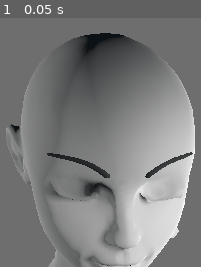
Above: before the commit, frame 1.
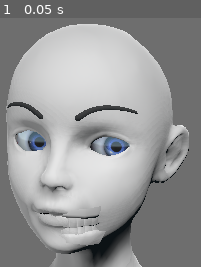
Above: after the commit, the same moment.

Repository: numediart/ReVA-toolkit
Game: Godot game, scene res://scenes/joan_gd.tscn
Two runs of this game, one before a commit and one after it. Both use one fixed random seed, a clock stepped at 60 frames per second and the inputs below.
Inputs:
- Up to frame 1 (0.05 s): no input

The runs differ from the first frame. In frame 1, 66% of the frame differs, in the area x 2-98%, y 2-100%.

Commit message:
better control on lips

Diff:
--- a/scenes/joan_gd.tscn
+++ b/scenes/joan_gd.tscn
@@ -98,7 +98,7 @@
 far = 20.0
 
 [node name="spot" type="SpotLight" parent="."]
-transform = Transform( 0.327921, -0.540751, 0.793522, 0.729391, 0.685647, 0.16582, -0.624561, 0.516814, 0.610285, 4.30096, 1.77451, 3.16774 )
+transform = Transform( 0.446236, -0.85602, 0.312607, 0.47324, 0.515129, 0.735055, -0.778805, -0.177461, 0.625772, 2.8108, 7.31067, 6.43942 )
 light_energy = 0.75
 shadow_enabled = true
 shadow_bias = 0.1
@@ -107,7 +107,7 @@
 spot_angle = 28.683
 
 [node name="spot_back" type="SpotLight" parent="."]
-transform = Transform( 0.324644, -0.0167533, -0.945688, 0, 0.999843, -0.0177127, 0.945836, 0.00575031, 0.324593, -9.19989, 0.881972, 3.52062 )
+transform = Transform( 0.727204, -0.0169996, -0.707464, 0.00811529, 1.01454, -0.0160367, 0.707622, 0.00583486, 0.727226, -7.89836, 0.881972, 7.31258 )
 light_energy = 0.5
 shadow_enabled = true
 shadow_bias = 0.1
@@ -118,15 +118,15 @@
 environment = ExtResource( 1 )
 
 [node name="head" type="Position3D" parent="."]
-transform = Transform( 0.600002, -4.58703e-17, -8.60074e-17, 4.58703e-17, 0.600002, 6.57527e-33, 8.60074e-17, -1.31505e-32, 0.600002, 0.719875, 1.16882, 1.7575 )
+transform = Transform( 0.600002, -4.58703e-17, -8.60074e-17, 4.58703e-17, 0.600002, 6.57527e-33, 8.60074e-17, -1.31505e-32, 0.600002, -0.130727, 1.82031, 1.7575 )
 
 [node name="jaw" type="Position3D" parent="."]
-transform = Transform( 0.600002, -4.58703e-17, -8.60074e-17, 4.58703e-17, 0.600002, 6.57528e-33, 8.60074e-17, -1.31505e-32, 0.600002, 0.244118, 0.642564, 1.0167 )
+transform = Transform( 0.600002, -4.58703e-17, -8.60074e-17, 4.58703e-17, 0.600002, 6.57528e-33, 8.60074e-17, -1.31505e-32, 0.600002, 0.359439, 1.06741, 0.958812 )
 visible = false
 
 [node name="gaze" type="Position3D" parent="."]
 editor/display_folded = true
-transform = Transform( 1, -7.64505e-17, -1.43345e-16, 7.64505e-17, 1, 1.09589e-32, 1.43345e-16, -2.19178e-32, 1, 1.21178, 1.78518, 2.30139 )
+transform = Transform( 1, -7.64505e-17, -1.43345e-16, 7.64505e-17, 1, 1.09589e-32, 1.43345e-16, -2.19179e-32, 1, 0.242126, 2.08148, 2.48843 )
 
 [node name="left" type="Position3D" parent="gaze"]
 transform = Transform( 0.1, 0, 1.32349e-24, 0, 0.1, 5.26367e-40, -1.32349e-24, -5.26367e-40, 0.1, 0.3, 0, 0 )
@@ -135,13 +135,14 @@
 transform = Transform( 0.1, 0, 1.32349e-24, 0, 0.1, 2.20406e-40, -1.32349e-24, -2.20406e-40, 0.1, -0.3, 0, 0 )
 
 [node name="collarbones" type="Position3D" parent="."]
-transform = Transform( 0.600002, -4.58703e-17, -8.60074e-17, 4.58703e-17, 0.600002, 6.57527e-33, 8.60074e-17, -1.31505e-32, 0.600002, 0.0574905, -0.00455404, 0.236563 )
+transform = Transform( 0.600002, -4.58703e-17, -8.60074e-17, 4.58703e-17, 0.600002, 6.57527e-33, 8.60074e-17, -1.31505e-32, 0.600002, 0.0574905, -0.0766626, 0.120817 )
+visible = false
 
 [node name="left" type="Position3D" parent="collarbones"]
-transform = Transform( 1, -1.32349e-23, 0, 1.32349e-23, 1, 1.46937e-38, 0, 1.46937e-39, 1, 2.04628, 0.468046, 0 )
+transform = Transform( 1, -1.32349e-23, 0, 1.32349e-23, 1, 7.34684e-39, 0, 2.93874e-39, 1, 2.04628, 0.456823, 0 )
 
 [node name="right" type="Position3D" parent="collarbones"]
-transform = Transform( 1, -1.32349e-23, 0, 1.32349e-23, 1, 1.76324e-38, 0, 1.46937e-39, 1, -2.015, 0.342, 0 )
+transform = Transform( 1, -1.32349e-23, 0, 1.32349e-23, 1, 8.81621e-39, 0, 2.93874e-39, 1, -2.015, 0.58354, 0 )
 
 [node name="joan" type="Skeleton" parent="."]
 transform = Transform( 0.368388, 0, 0, 0, 0.368388, 0, 0, 0, 0.368388, 0, -0.315706, 0.21966 )
@@ -381,7 +382,6 @@
 bones/46/enabled = true
 bones/46/bound_children = [ NodePath("att_collarboneR") ]
 script = ExtResource( 2 )
-lid_rotX = 0.237
 
 [node name="debug_01" type="Spatial" parent="joan"]
 editor/display_folded = true
@@ -428,7 +428,7 @@
 
 [node name="att_collarboneL" type="BoneAttachment" parent="joan"]
 editor/display_folded = true
-transform = Transform( 0.331915, -0.246595, -0.910505, 0.105767, 0.96887, -0.223846, 0.93736, -0.0220038, 0.347663, 0.281464, 0.818413, 1.27059 )
+transform = Transform( 0.43723, -0.298852, -0.848243, 0.138653, 0.954298, -0.264748, 0.888597, -0.00185585, 0.458684, 0.281464, 0.818413, 1.27059 )
 bone_name = "collarboneL"
 script = ExtResource( 3 )
 rot_enabled = true
@@ -462,7 +462,7 @@
 
 [node name="att_collarboneR" type="BoneAttachment" parent="joan"]
 editor/display_folded = true
-transform = Transform( 0.373083, 0.214724, 0.902608, -0.114005, 0.976089, -0.185082, -0.920767, -0.0338504, 0.38864, -0.281464, 0.818413, 1.27059 )
+transform = Transform( 0.438548, 0.296915, 0.848243, -0.13443, 0.954902, -0.264748, -0.888597, 0.0020754, 0.458684, -0.281464, 0.818413, 1.27059 )
 bone_name = "collarboneR"
 script = ExtResource( 3 )
 rot_enabled = true
@@ -530,7 +530,7 @@
 
 [node name="att_head" type="BoneAttachment" parent="joan"]
 editor/display_folded = true
-transform = Transform( 0.889376, 0.429491, -0.156676, 0.000569135, -0.343743, -0.939064, -0.457176, 0.835092, -0.305961, -7.12989e-09, 5.59377, 0.374955 )
+transform = Transform( 0.995666, -0.0928577, -0.00509187, -0.000115776, 0.0535152, -0.998567, 0.0929972, 0.994241, 0.0532726, -7.12989e-09, 5.59377, 0.374955 )
 bone_name = "head"
 script = ExtResource( 3 )
 rot_enabled = true
@@ -565,7 +565,7 @@
 
 [node name="att_jaw" type="BoneAttachment" parent="joan"]
 editor/display_folded = true
-transform = Transform( 0.889376, -0.425269, -0.167799, 0.000568874, -0.366003, 0.930614, -0.457176, -0.827762, -0.325272, 0.153743, 5.50063, 0.673927 )
+transform = Transform( 0.995666, 0.0660872, 0.065429, -0.000116104, -0.702676, 0.711511, 0.0929971, -0.708435, -0.699623, -0.0321453, 5.64044, 0.719173 )
 bone_name = "jaw"
 script = ExtResource( 3 )
 rot_enabled = true
@@ -599,7 +599,7 @@
 
 [node name="att_chin" type="BoneAttachment" parent="joan"]
 editor/display_folded = true
-transform = Transform( 0.889376, -0.345071, -0.299892, 0.000569207, -0.655132, 0.755515, -0.457175, -0.672108, -0.582462, 0.521042, 3.46358, 1.38593 )
+transform = Transform( 0.995666, 0.0405145, 0.0837085, -0.000115552, -0.899576, 0.436765, 0.0929975, -0.434881, -0.895673, -0.175365, 4.08299, 2.2506 )
 visible = false
 bone_name = "chin"
 script = ExtResource( 3 )
@@ -634,7 +634,7 @@
 
 [node name="att_lower_lip" type="BoneAttachment" parent="joan"]
 editor/display_folded = true
-transform = Transform( 0.889377, -0.127168, -0.439133, 0.000572025, -0.960225, 0.279229, -0.457175, -0.248591, -0.853929, 0.765004, 3.64772, 1.86075 )
+transform = Transform( 0.995666, -0.0113781, 0.0922984, -0.000112692, -0.992635, -0.121152, 0.0929971, 0.120616, -0.988334, -0.214222, 4.46234, 2.66709 )
 visible = false
 bone_name = "lower_lip"
 script = ExtResource( 3 )
@@ -669,7 +669,7 @@
 
 [node name="att_lower_lipL" type="BoneAttachment" parent="joan"]
 editor/display_folded = true
-transform = Transform( 0.791463, -0.124739, -0.598353, 0.0726027, -0.952837, 0.294672, -0.60689, -0.276664, -0.745079, 0.929829, 3.76566, 1.63582 )
+transform = Transform( 0.994999, 0.00586515, -0.0997151, -0.00389239, -0.99524, -0.0973808, -0.099812, 0.0972818, -0.99024, 0.0491671, 4.52153, 2.53001 )
 visible = false
 bone_name = "lower_lipL"
 script = ExtResource( 3 )
@@ -704,7 +704,7 @@
 
 [node name="att_lower_lipR" type="BoneAttachment" parent="joan"]
 editor/display_folded = true
-transform = Transform( 0.958396, -0.122188, -0.257968, -0.0423286, -0.954594, 0.29489, -0.282286, -0.271703, -0.920051, 0.486045, 3.76537, 1.86394 )
+transform = Transform( 0.959591, 0.00532343, 0.281349, 0.0340826, -0.99466, -0.0974253, 0.279328, 0.103077, -0.954648, -0.447655, 4.52159, 2.4836 )
 visible = false
 bone_name = "lower_lipR"
 script = ExtResource( 3 )
@@ -739,7 +739,7 @@
 
 [node name="att_commissureL" type="BoneAttachment" parent="joan"]
 editor/display_folded = true
-transform = Transform( 0.684459, -0.104069, -0.721585, 0.0989289, -0.967347, 0.233353, -0.722308, -0.231106, -0.651814, 1.23707, 3.90559, 1.44848 )
+transform = Transform( 0.966716, -0.00137937, -0.255849, -0.0393066, -0.988915, -0.143185, -0.252816, 0.148477, -0.956054, 0.413955, 4.63965, 2.48471 )
 visible = false
 bone_name = "commissureL"
 script = ExtResource( 3 )
@@ -774,7 +774,7 @@
 
 [node name="att_commissureR" type="BoneAttachment" parent="joan"]
 editor/display_folded = true
-transform = Transform( 0.988849, -0.100001, -0.110344, -0.0719746, -0.969631, 0.233744, -0.130367, -0.223196, -0.966017, 0.154747, 3.90489, 2.00484 )
+transform = Transform( 0.903566, -0.00222297, 0.428441, 0.0655017, -0.987515, -0.143265, 0.423411, 0.157513, -0.89214, -0.797718, 4.63979, 2.37154 )
 visible = false
 bone_name = "commissureR"
 script = ExtResource( 3 )
@@ -809,7 +809,7 @@
 
 [node name="att_upper_lip" type="BoneAttachment" parent="joan"]
 editor/display_folded = true
-transform = Transform( 0.889376, -0.124553, -0.439882, 0.000567672, -0.961872, 0.273502, -0.457176, -0.243496, -0.855395, 0.866636, 4.01508, 2.05892 )
+transform = Transform( 0.995666, -0.0119324, 0.092229, -0.000117188, -0.991895, -0.127064, 0.0929976, 0.126502, -0.987598, -0.21977, 4.8877, 2.72702 )
 visible = false
 bone_name = "upper_lip"
 script = ExtResource( 3 )
@@ -844,7 +844,7 @@
 
 [node name="att_upper_lipL" type="BoneAttachment" parent="joan"]
 editor/display_folded = true
-transform = Transform( 0.774559, -0.101807, -0.624254, 0.0806364, -0.963014, 0.257106, -0.62734, -0.249482, -0.737702, 1.15963, 4.02906, 1.8708 )
+transform = Transform( 0.991853, 0.0104572, -0.126957, -0.00670123, -0.990962, -0.133977, -0.127211, 0.133736, -0.982818, 0.128675, 4.8872, 2.72332 )
 visible = false
 bone_name = "upper_lipL"
 script = ExtResource( 3 )
@@ -879,7 +879,7 @@
 
 [node name="att_upper_lipR" type="BoneAttachment" parent="joan"]
 editor/display_folded = true
-transform = Transform( 0.966661, -0.0972864, -0.236857, -0.0341326, -0.965714, 0.257354, -0.253774, -0.24069, -0.936839, 0.543129, 4.02866, 2.18771 )
+transform = Transform( 0.951747, 0.0095132, 0.306737, 0.0530866, -0.989555, -0.134027, 0.302258, 0.143844, -0.94231, -0.561504, 4.88728, 2.65886 )
 visible = false
 bone_name = "upper_lipR"
 script = ExtResource( 3 )
@@ -914,7 +914,7 @@
 
 [node name="att_muscle_lip01L" type="BoneAttachment" parent="joan"]
 editor/display_folded = true
-transform = Transform( 0.770056, -0.101915, -0.629784, 0.0824799, -0.96297, 0.256683, -0.632623, -0.249605, -0.733135, 1.29133, 4.5979, 1.83619 )
+transform = Transform( 0.990916, 0.0104335, -0.13408, -0.00766464, -0.990985, -0.133758, -0.134267, 0.133571, -0.981902, 0.279738, 5.42165, 2.53981 )
 visible = false
 bone_name = "muscle_lip01L"
 script = ExtResource( 3 )
@@ -949,7 +949,7 @@
 
 [node name="att_muscle_lip02L" type="BoneAttachment" parent="joan"]
 editor/display_folded = true
-transform = Transform( 0.689205, -0.103817, -0.717091, 0.112757, -0.962257, 0.247683, -0.71574, -0.251561, -0.651486, 1.41794, 4.27353, 1.5703 )
+transform = Transform( 0.967759, 0.00988863, -0.251685, -0.0234427, -0.991356, -0.12909, -0.250786, 0.130828, -0.959162, 0.516049, 5.05301, 2.52524 )
 visible = false
 bone_name = "muscle_lip02L"
 script = ExtResource( 3 )
@@ -984,7 +984,7 @@
 
 [node name="att_muscle_lip01R" type="BoneAttachment" parent="joan"]
 editor/display_folded = true
-transform = Transform( 0.968337, -0.0972472, -0.229923, -0.0359802, -0.965758, 0.256939, -0.247037, -0.240531, -0.938679, 0.437757, 4.59736, 2.27496 )
+transform = Transform( 0.949518, 0.00946024, 0.313568, 0.0540484, -0.989532, -0.133811, 0.30902, 0.144003, -0.940091, -0.675846, 5.42176, 2.45056 )
 visible = false
 bone_name = "muscle_lip01R"
 script = ExtResource( 3 )
@@ -1019,7 +1019,7 @@
 
 [node name="att_muscle_lip02R" type="BoneAttachment" parent="joan"]
 editor/display_folded = true
-transform = Transform( 0.988905, -0.0967643, -0.112708, -0.0662962, -0.966471, 0.24807, -0.132933, -0.237846, -0.962164, 0.148183, 4.27272, 2.22301 )
+transform = Transform( 0.905188, 0.00841622, 0.424928, 0.0698335, -0.989161, -0.129169, 0.419235, 0.146596, -0.895965, -0.905455, 5.05318, 2.39247 )
 visible = false
 bone_name = "muscle_lip02R"
 script = ExtResource( 3 )
@@ -1054,7 +1054,7 @@
 
 [node name="att_nose_tip" type="BoneAttachment" parent="joan"]
 editor/display_folded = true
-transform = Transform( 0.889377, -0.123183, -0.440267, 0.000570426, -0.962717, 0.270512, -0.457175, -0.240838, -0.856148, 1.06798, 4.53314, 2.45125 )
+transform = Transform( 0.995666, -0.0122161, 0.0921915, -0.00011435, -0.991495, -0.130146, 0.0929972, 0.129571, -0.9872, -0.238438, 5.53749, 2.9277 )
 visible = false
 bone_name = "nose_tip"
 script = ExtResource( 3 )
@@ -1088,7 +1088,7 @@
 
 [node name="att_nostrilL" type="BoneAttachment" parent="joan"]
 editor/display_folded = true
-transform = Transform( 0.40367, -0.1561, -0.901489, 0.220996, -0.939523, 0.261644, -0.887813, -0.304843, -0.34476, 1.20139, 4.51576, 2.20409 )
+transform = Transform( 0.821507, -0.0052156, -0.570174, -0.0354129, -0.998495, -0.0418892, -0.569098, 0.0546039, -0.820455, 0.00512733, 5.45886, 2.81072 )
 visible = false
 bone_name = "nostrilL"
 script = ExtResource( 3 )
@@ -1123,7 +1123,7 @@
 
 [node name="att_nostrilR" type="BoneAttachment" parent="joan"]
 editor/display_folded = true
-transform = Transform( 0.957122, -0.156101, 0.244025, -0.220125, -0.939523, 0.262377, 0.18831, -0.304842, -0.933601, 0.789359, 4.51549, 2.41589 )
+transform = Transform( 0.701915, -0.00521667, 0.712241, 0.0352359, -0.998495, -0.0420384, 0.711388, 0.054604, -0.700675, -0.456146, 5.45891, 2.76764 )
 visible = false
 bone_name = "nostrilR"
 script = ExtResource( 3 )
@@ -1158,7 +1158,7 @@
 
 [node name="att_cheekL" type="BoneAttachment" parent="joan"]
 editor/display_folded = true
-transform = Transform( 0.211676, -0.16488, -0.963332, 0.229613, -0.94969, 0.212999, -0.949985, -0.26628, -0.163168, 1.52196, 4.33052, 0.845572 )
+transform = Transform( 0.692342, -0.0335102, -0.720791, -0.0836984, -0.995908, -0.0340943, -0.716699, 0.0839343, -0.692313, 0.991183, 4.87021, 1.99596 )
 visible = false
 bone_name = "cheekL"
 script = ExtResource( 3 )
@@ -1193,7 +1193,7 @@
 
 [node name="att_cheekR" type="BoneAttachment" parent="joan"]
 editor/display_folded = true
-transform = Transform( 0.883206, -0.19232, 0.427736, -0.30562, -0.927819, 0.213889, 0.355728, -0.319633, -0.878233, -0.501764, 4.32922, 1.88585 )
+transform = Transform( 0.547234, -0.0275813, 0.836524, 0.00202321, -0.999411, -0.0342755, 0.836977, 0.0204494, -0.546857, -1.2744, 4.87048, 1.78435 )
 visible = false
 bone_name = "cheekR"
 script = ExtResource( 3 )
@@ -1227,7 +1227,7 @@
 material/0 = null
 
 [node name="att_eyeL" type="BoneAttachment" parent="joan"]
-transform = Transform( 0.847247, -0.0204399, -0.530806, 0.0312879, -0.995605, 0.0882783, -0.530277, -0.0914012, -0.842884, 1.52897, 5.69441, 1.24872 )
+transform = Transform( 0.989462, -0.00562917, -0.14468, -0.0130546, -0.998643, -0.0504247, -0.1442, 0.0517823, -0.988193, 0.833806, 6.26653, 1.77621 )
 bone_name = "eyeL"
 script = ExtResource( 3 )
 rot_enabled = true
@@ -1264,7 +1264,7 @@
 
 [node name="att_lower_lidL" type="BoneAttachment" parent="joan"]
 editor/display_folded = true
-transform = Transform( 0.889376, -0.239185, -0.389615, 0.000569192, -0.851643, 0.524123, -0.457175, -0.466364, -0.757295, 1.53798, 5.67459, 1.26622 )
+transform = Transform( 0.995666, 0.0347542, 0.0862595, -0.000115558, -0.927082, 0.374858, 0.0929976, -0.373244, -0.923061, 0.831396, 6.25606, 1.80199 )
 visible = false
 bone_name = "lower_lidL"
 script = ExtResource( 3 )
@@ -1302,7 +1302,7 @@
 
 [node name="att_lid_internalL" type="BoneAttachment" parent="joan"]
 editor/display_folded = true
-transform = Transform( 0.749618, -0.102398, -0.653903, 0.0906174, -0.962779, 0.254649, -0.65564, -0.250144, -0.712437, 1.14743, 5.54156, 1.70078 )
+transform = Transform( 0.986145, 0.0103175, -0.165565, -0.0119107, -0.991085, -0.132704, -0.165458, 0.132837, -0.97723, 0.265035, 6.21594, 1.99353 )
 visible = false
 bone_name = "lid_internalL"
 script = ExtResource( 3 )
@@ -1336,7 +1336,7 @@
 
 [node name="att_lid_externalL" type="BoneAttachment" parent="joan"]
 editor/display_folded = true
-transform = Transform( 0.497693, -0.0990175, -0.861683, 0.169534, -0.963194, 0.208603, -0.850624, -0.249904, -0.462589, 1.92357, 5.68838, 1.10699 )
+transform = Transform( 0.87942, 0.0130365, -0.475869, -0.0528353, -0.990776, -0.124784, -0.473107, 0.13488, -0.87062, 1.24286, 6.28211, 1.86707 )
 visible = false
 bone_name = "lid_externalL"
 script = ExtResource( 3 )
@@ -1370,7 +1370,7 @@
 
 [node name="att_upper_lidL" type="BoneAttachment" parent="joan"]
 editor/display_folded = true
-transform = Transform( 0.889376, -0.0634092, -0.452757, 0.000569057, -0.990181, 0.139794, -0.457175, -0.124587, -0.880607, 1.52897, 5.69441, 1.24872 )
+transform = Transform( 0.995666, -0.0447833, 0.0815045, -0.000115743, -0.877013, -0.480467, 0.0929975, 0.478376, -0.873217, 0.833806, 6.26653, 1.77621 )
 visible = false
 bone_name = "upper_lidL"
 script = ExtResource( 3 )
@@ -1406,7 +1406,7 @@
 material/0 = null
 
 [node name="att_eyeR" type="BoneAttachment" parent="joan"]
-transform = Transform( 0.776418, 0.0299962, -0.629504, 0.0740664, -0.996288, 0.0438786, -0.625851, -0.0806931, -0.775758, -0.179389, 5.69331, 2.12689 )
+transform = Transform( 0.980065, -0.00574655, -0.198595, -0.0159496, -0.998631, -0.0498146, -0.198037, 0.0519893, -0.978815, -1.07872, 6.26675, 1.59758 )
 bone_name = "eyeR"
 script = ExtResource( 3 )
 rot_enabled = true
@@ -1445,7 +1445,7 @@
 
 [node name="att_lower_lidR" type="BoneAttachment" parent="joan"]
 editor/display_folded = true
-transform = Transform( 0.889376, -0.239185, -0.389615, 0.000569192, -0.851643, 0.524123, -0.457175, -0.466364, -0.757295, -0.170378, 5.6735, 2.14439 )
+transform = Transform( 0.995666, 0.0347542, 0.0862595, -0.000115558, -0.927082, 0.374858, 0.0929976, -0.373244, -0.923061, -1.08113, 6.25628, 1.62336 )
 visible = false
 bone_name = "lower_lidR"
 script = ExtResource( 3 )
@@ -1482,7 +1482,7 @@
 
 [node name="att_lid_internalR" type="BoneAttachment" parent="joan"]
 editor/display_folded = true
-transform = Transform( 0.975166, -0.0970927, -0.199054, -0.0441359, -0.965949, 0.25494, -0.217029, -0.239823, -0.946248, 0.410429, 5.54109, 2.07963 )
+transform = Transform( 0.939055, 0.00920814, 0.343642, 0.0582861, -0.989433, -0.132763, 0.338789, 0.144701, -0.929669, -0.560049, 6.21603, 1.91647 )
 visible = false
 bone_name = "lid_internalR"
 script = ExtResource( 3 )
@@ -1516,7 +1516,7 @@
 
 [node name="att_lid_externalR" type="BoneAttachment" parent="joan"]
 editor/display_folded = true
-transform = Transform( 0.988592, -0.0838838, 0.125093, -0.108933, -0.971779, 0.209234, 0.104012, -0.220474, -0.969831, -0.524282, 5.68681, 2.36528 )
+transform = Transform( 0.777474, 0.00989324, 0.628837, 0.113574, -0.985646, -0.124912, 0.618576, 0.168536, -0.767437, -1.49753, 6.28243, 1.61112 )
 visible = false
 bone_name = "lid_externalR"
 script = ExtResource( 3 )
@@ -1550,7 +1550,7 @@
 
 [node name="att_upper_lidR" type="BoneAttachment" parent="joan"]
 editor/display_folded = true
-transform = Transform( 0.889376, -0.0634084, -0.452757, 0.000570006, -0.990181, 0.139794, -0.457176, -0.124587, -0.880607, -0.179389, 5.69331, 2.12689 )
+transform = Transform( 0.995666, -0.0447823, 0.0815045, -0.000114907, -0.877013, -0.480467, 0.092997, 0.478376, -0.873217, -1.07872, 6.26675, 1.59758 )
 visible = false
 bone_name = "upper_lidR"
 script = ExtResource( 3 )
@@ -1587,7 +1587,7 @@
 
 [node name="att_forehead" type="BoneAttachment" parent="joan"]
 editor/display_folded = true
-transform = Transform( 0.889377, -0.156099, -0.4297, 0.000570987, -0.939523, 0.342485, -0.457175, -0.304844, -0.835501, 1.18008, 6.38066, 2.67162 )
+transform = Transform( 0.995666, -0.00521413, 0.0928511, -0.000113708, -0.998495, -0.0548521, 0.0929973, 0.0546038, -0.994168, -0.191759, 7.33325, 2.43017 )
 visible = false
 bone_name = "forehead"
 script = ExtResource( 3 )
@@ -1622,7 +1622,7 @@
 
 [node name="att_eyebrow01L" type="BoneAttachment" parent="joan"]
 editor/display_folded = true
-transform = Transform( 0.803873, -0.101115, -0.586143, 0.0681249, -0.963308, 0.259611, -0.590886, -0.248625, -0.767489, 1.39257, 5.86961, 2.16078 )
+transform = Transform( 0.996835, 0.0105771, -0.0787835, -0.000177918, -0.990809, -0.135274, -0.0794895, 0.13486, -0.987672, 0.240403, 6.7226, 2.34281 )
 visible = false
 bone_name = "eyebrow01L"
 script = ExtResource( 3 )
@@ -1657,7 +1657,7 @@
 
 [node name="att_eyebrow02L" type="BoneAttachment" parent="joan"]
 editor/display_folded = true
-transform = Transform( 0.729518, -0.102876, -0.676181, 0.0982758, -0.962599, 0.252479, -0.676866, -0.25064, -0.692123, 1.7988, 6.09128, 1.92554 )
+transform = Transform( 0.980692, 0.0101839, -0.195294, -0.0159096, -0.991179, -0.131578, -0.194911, 0.132145, -0.971878, 0.717474, 6.91685, 2.27817 )
 visible = false
 bone_name = "eyebrow02L"
 script = ExtResource( 3 )
@@ -1692,7 +1692,7 @@
 
 [node name="att_eyebrow03L" type="BoneAttachment" parent="joan"]
 editor/display_folded = true
-transform = Transform( 0.484117, -0.108649, -0.868231, 0.172807, -0.960847, 0.216594, -0.85777, -0.254894, -0.446387, 1.96686, 5.9969, 1.25053 )
+transform = Transform( 0.871846, 0.0076216, -0.48972, -0.054764, -0.992093, -0.112936, -0.486708, 0.125282, -0.864534, 1.21476, 6.62378, 1.87866 )
 visible = false
 bone_name = "eyebrow03L"
 script = ExtResource( 3 )
@@ -1727,7 +1727,7 @@
 
 [node name="att_foreheadL" type="BoneAttachment" parent="joan"]
 editor/display_folded = true
-transform = Transform( 0.613991, -0.156099, -0.773723, 0.14946, -0.939523, 0.308154, -0.775034, -0.304844, -0.553529, 2.00828, 6.62146, 1.93063 )
+transform = Transform( 0.936959, -0.00521434, -0.349401, -0.0239572, -0.998495, -0.049343, -0.348618, 0.054603, -0.935673, 0.911834, 7.4436, 2.17944 )
 visible = false
 bone_name = "foreheadL"
 script = ExtResource( 3 )
@@ -1762,7 +1762,7 @@
 
 [node name="att_eyebrow01R" type="BoneAttachment" parent="joan"]
 editor/display_folded = true
-transform = Transform( 0.954065, -0.0975804, -0.283262, -0.0216057, -0.96542, 0.259805, -0.298819, -0.24175, -0.923182, 0.641513, 5.86913, 2.54686 )
+transform = Transform( 0.965479, 0.00983872, 0.260295, 0.0465662, -0.989708, -0.135313, 0.256284, 0.142763, -0.956001, -0.60041, 6.7227, 2.26428 )
 visible = false
 bone_name = "eyebrow01R"
 script = ExtResource( 3 )
@@ -1797,7 +1797,7 @@
 
 [node name="att_eyebrow02R" type="BoneAttachment" parent="joan"]
 editor/display_folded = true
-transform = Transform( 0.980736, -0.0969649, -0.169566, -0.0518114, -0.96613, 0.252803, -0.188337, -0.239148, -0.952543, 0.213566, 6.09027, 2.74041 )
+transform = Transform( 0.928243, 0.00895095, 0.371867, 0.0622785, -0.989339, -0.131644, 0.366723, 0.145357, -0.918904, -1.05721, 6.91705, 2.11241 )
 visible = false
 bone_name = "eyebrow02R"
 script = ExtResource( 3 )
@@ -1832,7 +1832,7 @@
 
 [node name="att_eyebrow03R" type="BoneAttachment" parent="joan"]
 editor/display_folded = true
-transform = Transform( 0.985105, -0.0968645, 0.142073, -0.126502, -0.967886, 0.217241, 0.116468, -0.231977, -0.965724, -0.433067, 5.99536, 2.48419 )
+transform = Transform( 0.767251, 0.00516161, 0.641326, 0.10116, -0.988425, -0.113068, 0.633319, 0.151628, -0.758892, -1.47198, 6.62409, 1.62771 )
 visible = false
 bone_name = "eyebrow03R"
 script = ExtResource( 3 )
@@ -1867,7 +1867,7 @@
 
 [node name="att_foreheadR" type="BoneAttachment" parent="joan"]
 editor/display_folded = true
-transform = Transform( 0.987742, -0.156098, -0.000150896, -0.148431, -0.939524, 0.308649, -0.048321, -0.304843, -0.951177, 0.0952635, 6.62024, 2.914 )
+transform = Transform( 0.856198, -0.00521444, 0.516622, 0.0237528, -0.998495, -0.0494437, 0.516102, 0.0546048, -0.854785, -1.2298, 7.44385, 1.9794 )
 visible = false
 bone_name = "foreheadR"
 script = ExtResource( 3 )
@@ -1902,7 +1902,7 @@
 
 [node name="att_tongue02" type="BoneAttachment" parent="joan"]
 editor/display_folded = true
-transform = Transform( -0.889376, 0.256248, -0.378612, -0.000568341, 0.827533, 0.561417, 0.457176, 0.499526, -0.735843, 0.245797, 4.12807, 0.851298 )
+transform = Transform( -0.995666, -0.0176006, 0.0913166, 0.000116609, 0.98169, 0.190485, -0.0929973, 0.18967, -0.977434, -0.099595, 4.45725, 1.43984 )
 visible = false
 bone_name = "tongue02"
 script = ExtResource( 3 )
@@ -1937,7 +1937,7 @@
 
 [node name="att_tongue03" type="BoneAttachment" parent="joan"]
 editor/display_folded = true
-transform = Transform( -0.889376, 0.189434, -0.416082, -0.000568757, 0.909654, 0.415365, 0.457176, 0.369652, -0.808918, 0.416561, 3.87486, 1.18318 )
+transform = Transform( -0.995666, -0.00210719, 0.0929736, 0.00011609, 0.999714, 0.023901, -0.0929974, 0.0238084, -0.995382, -0.140781, 4.37134, 1.88069 )
 visible = false
 bone_name = "tongue03"
 script = ExtResource( 3 )
@@ -1998,7 +1998,7 @@
 
 [node name="att_face_cam" type="BoneAttachment" parent="joan"]
 editor/display_folded = true
-transform = Transform( 0.889376, 0.429491, -0.156676, 0.000569135, -0.343743, -0.939064, -0.457176, 0.835092, -0.305961, -7.12989e-09, 5.59377, 0.374955 )
+transform = Transform( 0.995666, -0.0928577, -0.00509187, -0.000115776, 0.0535152, -0.998567, 0.0929972, 0.994241, 0.0532726, -7.12989e-09, 5.59377, 0.374955 )
 visible = false
 bone_name = "head"
 script = ExtResource( 3 )
